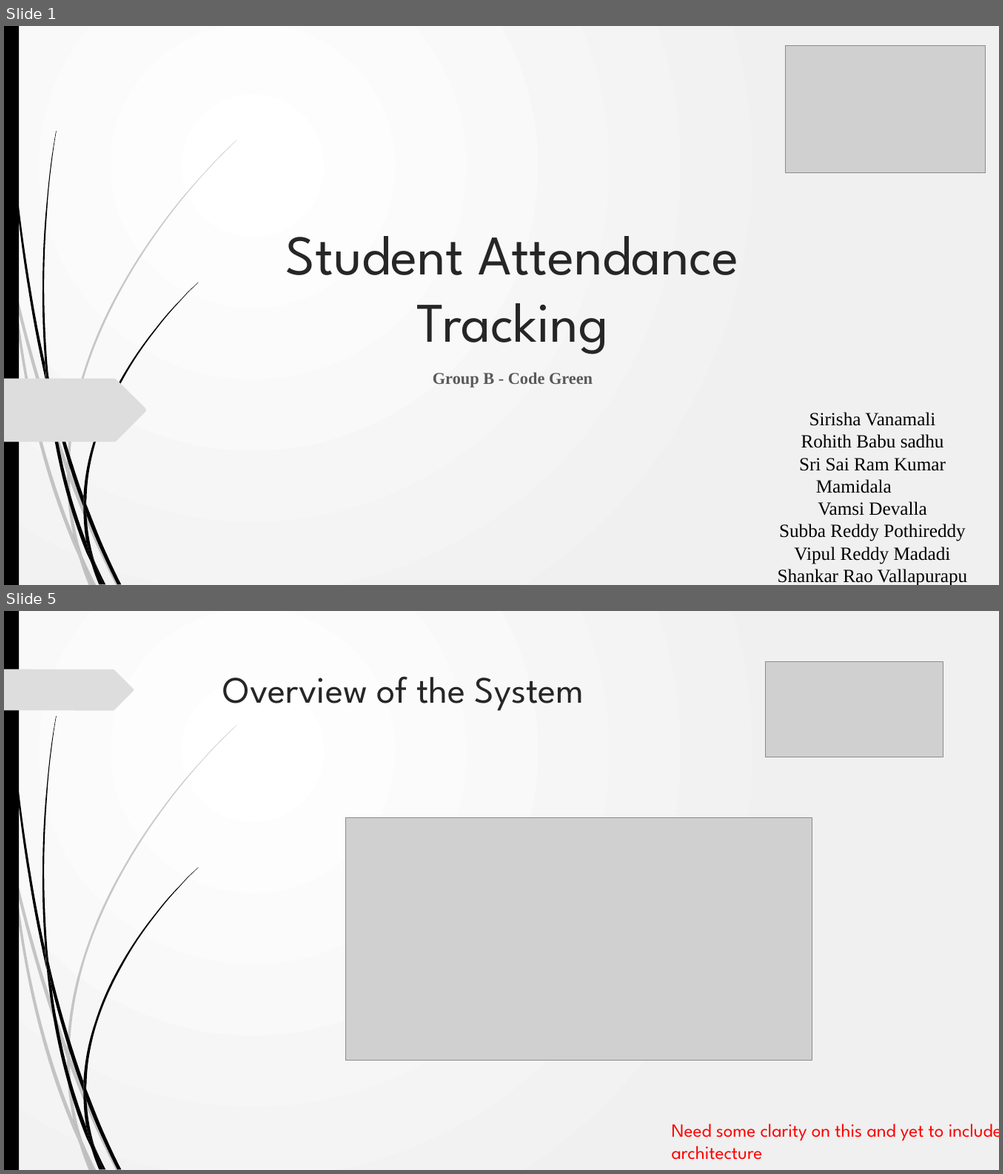
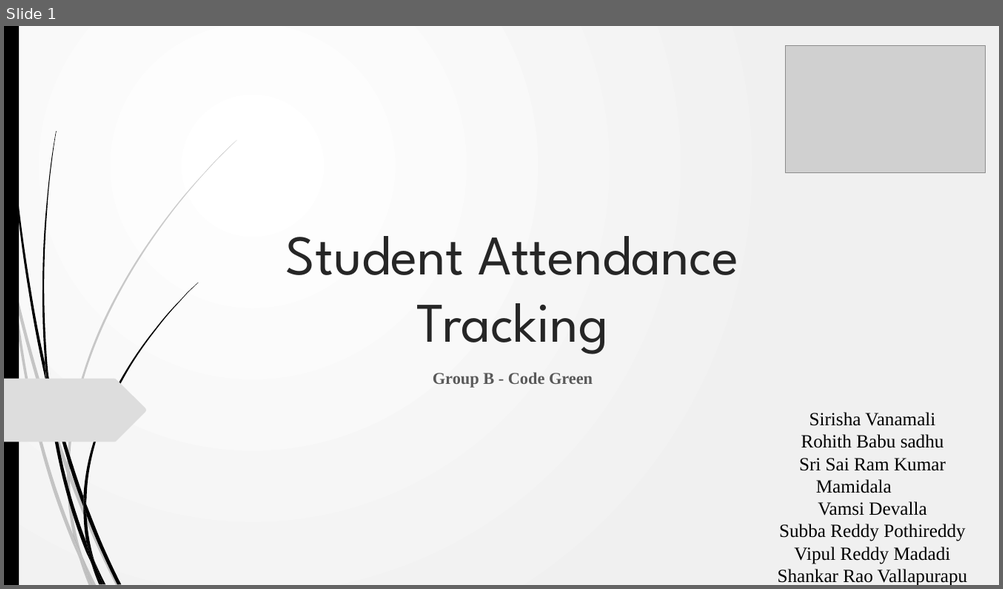
Before and after one commit to VamsiDevalla/Student-Attendance-Tracking, a slide deck: Presentations/Team B - Code Green - FinalPresentation.pptx. Shown one above the other, each under a label of ours: slides 1 and 5 before the commit, slide 1 after it; the slides between them are not shown. The pictures are 1003x1174 and 1003x589 pixels, drawn with LibreOffice and Linux fonts; fonts in the diff are those of the drawing; grey boxes stand for pictures. Boxes give left, top, right and bottom in pixels: in the first picture for what was removed or moved away, otherwise in the second. Text is boxed around its words. In the diff, an @@ line names an element or a change of style, - is before the commit and + after.

```diff
--- a/Presentations/Team B - Code Green - FinalPresentation.pptx
+++ b/Presentations/Team B - Code Green - FinalPresentation.pptx
@@ slide 5 removed at <box>4,611,999,1170</box>, background gradient #FFFFFF to #F1F1F1; not listed: 23 template elements that a slide beside it also shows @@
@@ freeform shape removed at <box>4,669,134,710</box> @@
@@ title removed at <box>223,676,583,711</box> @@
-Overview of the System
@@ picture removed at <box>765,662,942,757</box> @@
@@ picture removed at <box>346,817,812,1061</box> @@
@@ text removed at <box>671,1124,999,1160</box> @@
-Need some clarity on this and yet to include the software architecture
```
Also in this commit, not shown: 14 slides changed, 5 slides added.
